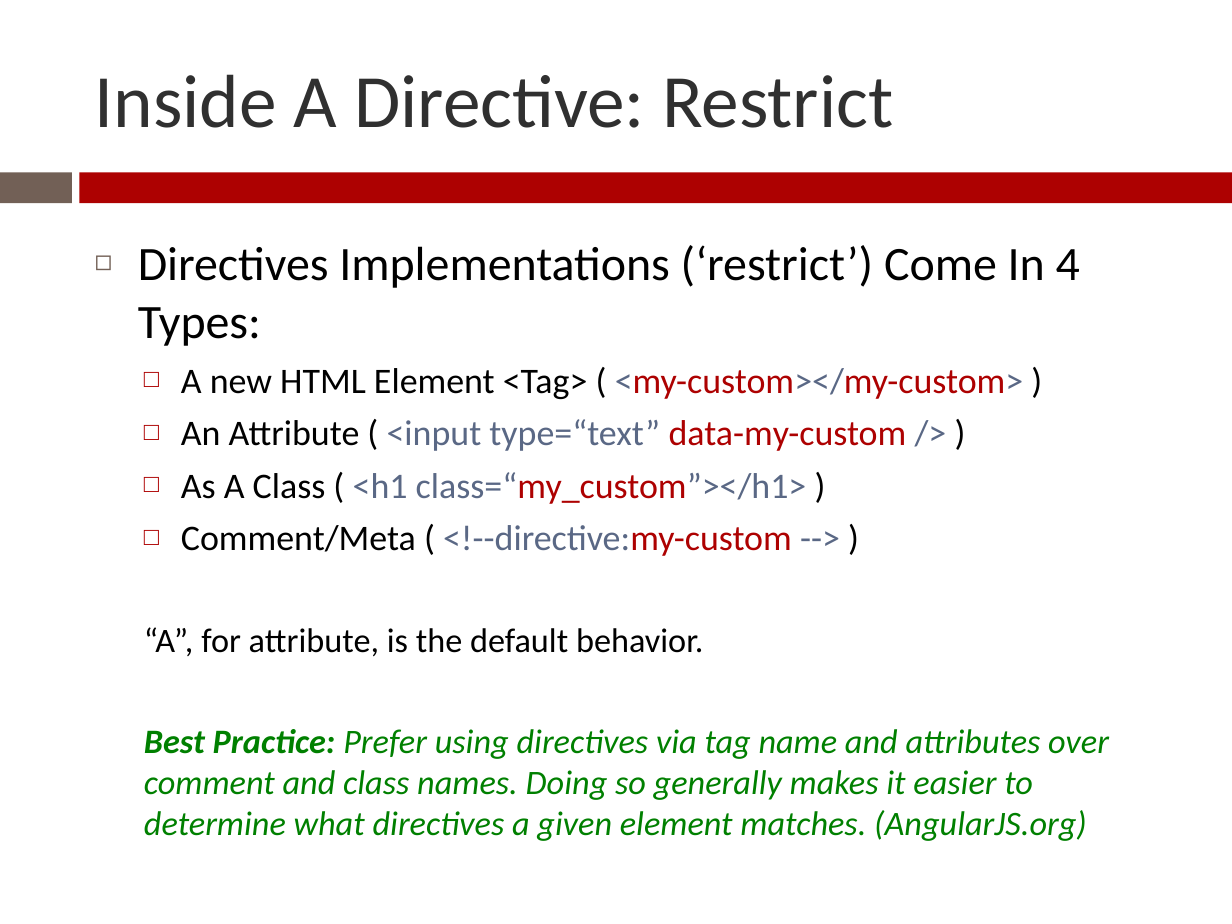
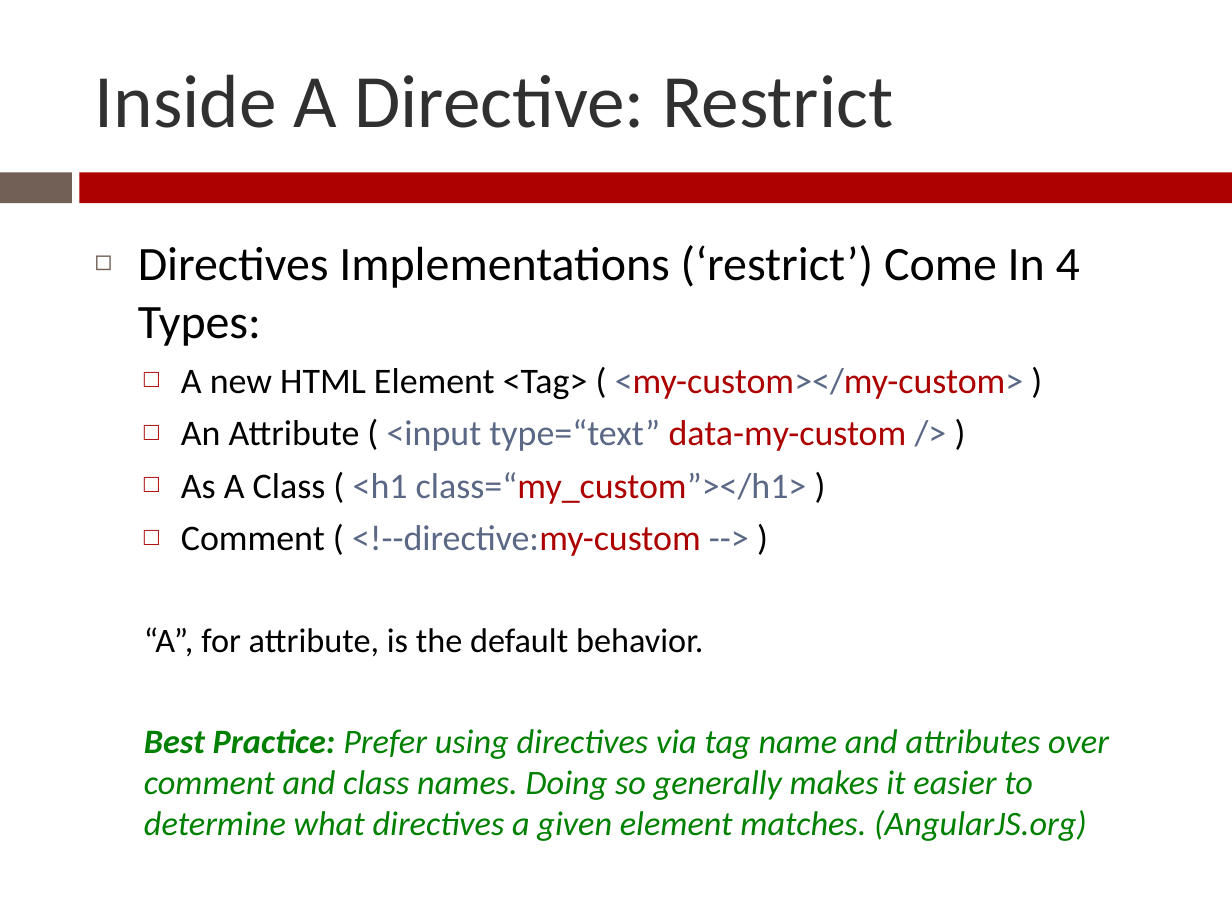
Before and after one commit to Zenitram-Oriaj/AngularJS_Directives, a slide deck: slide 11 of presentation/ajs_dir_presentation.pptx. Drawn at 1232x924 pixels with LibreOffice and Linux fonts; fonts in the diff are those of the drawing. Boxes give left, top, right and bottom in pixels: in the first picture for what was removed or moved away, otherwise in the second. Text is boxed around its words. In the diff, an @@ line names an element or a change of style, - is before the commit and + after.

```diff
--- a/presentation/ajs_dir_presentation.pptx
+++ b/presentation/ajs_dir_presentation.pptx
@@ text at (181,525,701,556): text changed @@
-  □ Comment/Meta ( <!--directive:my-custom --> )
+  □ Comment ( <!--directive:my-custom --> )
```
Also in this commit, not shown: 2 other slides changed, 10 other files.
